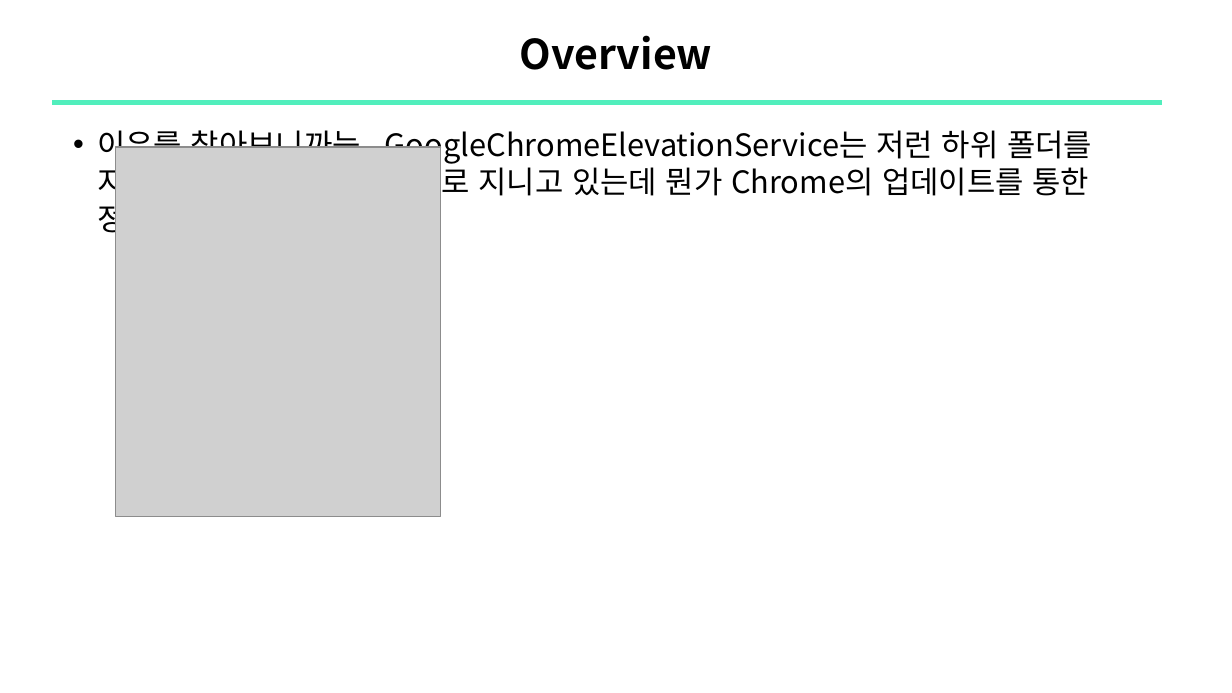
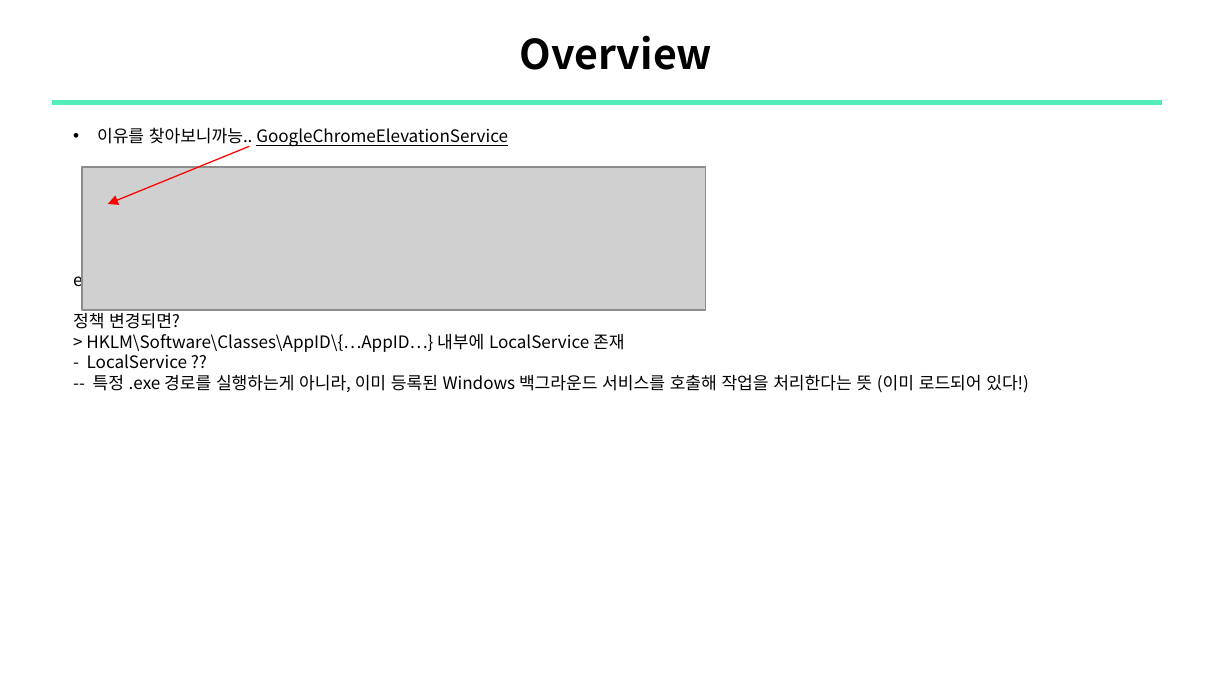
Before and after one commit to sewonpark-sec/SSL-Seminar, a slide deck: slide 9 of 16_COMrade_ABE_Analysis.pptx (slide 5 before the commit). Drawn at 1232x693 pixels with LibreOffice and Linux fonts; fonts in the diff are those of the drawing; grey boxes stand for pictures. Boxes give left, top, right and bottom in pixels: in the first picture for what was removed or moved away, otherwise in the second. Text is boxed around its words. In the diff, an @@ line names an element or a change of style, - is before the commit and + after.

```diff
--- a/16_COMrade_ABE_Analysis.pptx
+++ b/16_COMrade_ABE_Analysis.pptx
@@ text at (73, 127, 1029, 393): text changed; size 18 to 10 pt @@
-    • 이유를 찾아보니까능.. GoogleChromeElevationService는 저런 하위 폴더를 지니고 있지 않음. 일반적으로 지니고 있는데 뭔가 Chrome의 업데이트를 통한 정책이 변경된듯함.
+    • 이유를 찾아보니까능.. GoogleChromeElevationService
+    e.g.) InprocServer32 > Path: %systemroot%\system32\ShellConfigTask.dll
+    정책 변경되면?
+    > HKLM\Software\Classes\AppID\{…AppID…} 내부에 LocalService 존재
+    - LocalService ??
+    -- 특정 .exe 경로를 실행하는게 아니라, 이미 등록된 Windows 백그라운드 서비스를 호출해 작업을 처리한다는 뜻 (이미 로드되어 있다!)
@@ arrow added from (249, 147) to (108, 205), #FF0000 0.75 pt @@
@@ picture removed at (116, 147, 441, 516) @@
@@ picture added at (83, 168, 706, 310) @@
```
Also in this commit, not shown: 3 other slides changed, 16 slides added.
